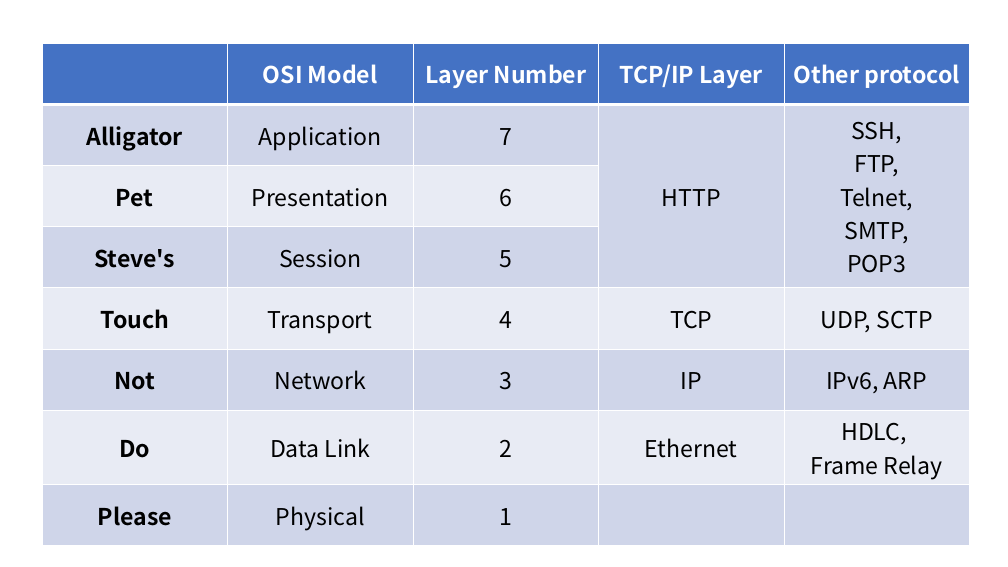
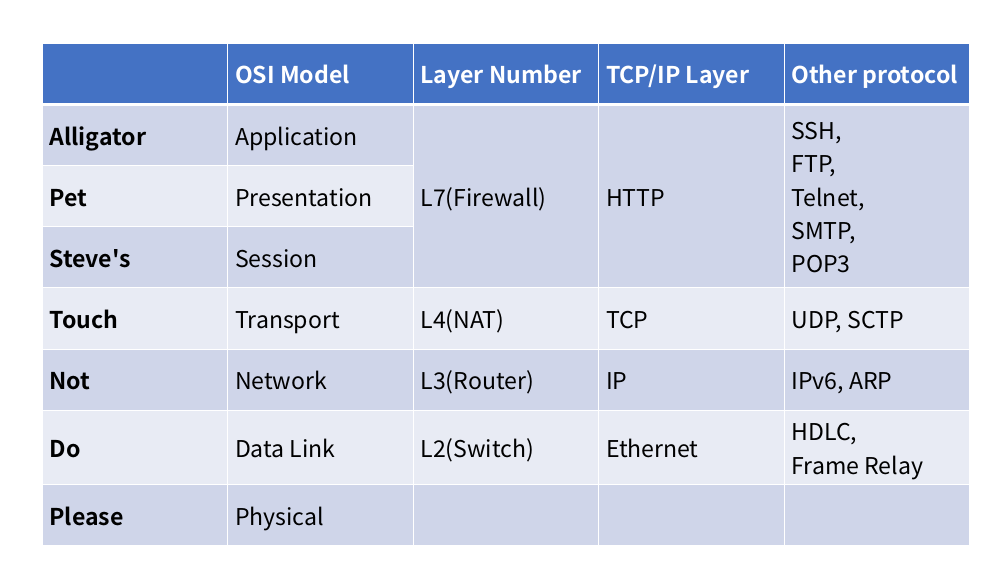
Before and after one commit to duqrldudgns/TIL, a slide deck: slide 1 of Network/OSI-and-tcp.pptx. Drawn at 1008x567 pixels with LibreOffice and Linux fonts; fonts in the diff are those of the drawing. Boxes give left, top, right and bottom in pixels: in the first picture for what was removed or moved away, otherwise in the second. Text is boxed around its words. In the diff, an @@ line names an element or a change of style, - is before the commit and + after.

```diff
--- a/Network/OSI-and-tcp.pptx
+++ b/Network/OSI-and-tcp.pptx
@@ table at (x1=42, y1=43, x2=969, y2=535) @@
-row 2, column 3: 7
+row 2, column 3: L7(Firewall)
-row 3, column 3: 6
+row 3, column 3: 
-row 4, column 3: 5
+row 4, column 3: 
-row 5, column 3: 4
+row 5, column 3: L4(NAT)
-row 6, column 3: 3
+row 6, column 3: L3(Router)
-row 7, column 3: 2
+row 7, column 3: L2(Switch)
-row 8, column 3: 1
+row 8, column 3: 
@@ alignment centre to left @@
```
Also in this commit, not shown: 1 other file.
